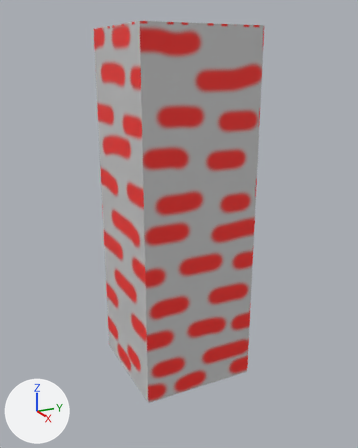
An edit to the Blender file threejs/dungeon_crawler/models/level1.blend, drawn before and after from the same camera.
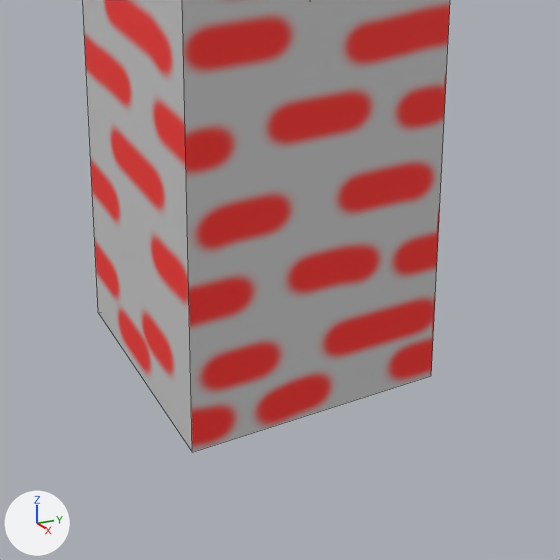
There are two pictures of each version: one whole from a 50 mm camera at (3.76, -1.85, 2.75) aimed at (0.02, 0.03, 1.37), one close up on the part from 19% to 84% of the width and 48% to 100% of the height. Every picture has the same lights, and +X, +Y and +Z are marked at lower left. The close-ups show mesh edges as thin lines.

Objects in the first close-up: 'Wall.001'.
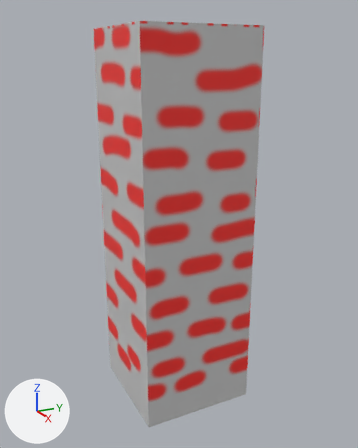
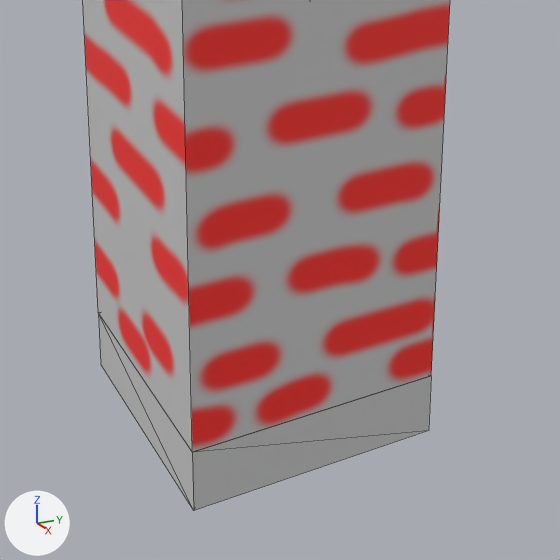
Pixel boxes (x1, y1, x2, y2) of what changed, in the close-ups (560 x 560 px):
'Floor.001', added: after (98, 313, 431, 511)

The change, as a list of edits to the scene's bpy script:
```text
Add ob_floor_001:
    ob_floor_001 = bpy.data.objects.new('Floor.001', me_cube_027)
    ob_floor_001.parent = ob_wall
    ob_floor_001.location = (0.0, 0.0, 0.0)
```
